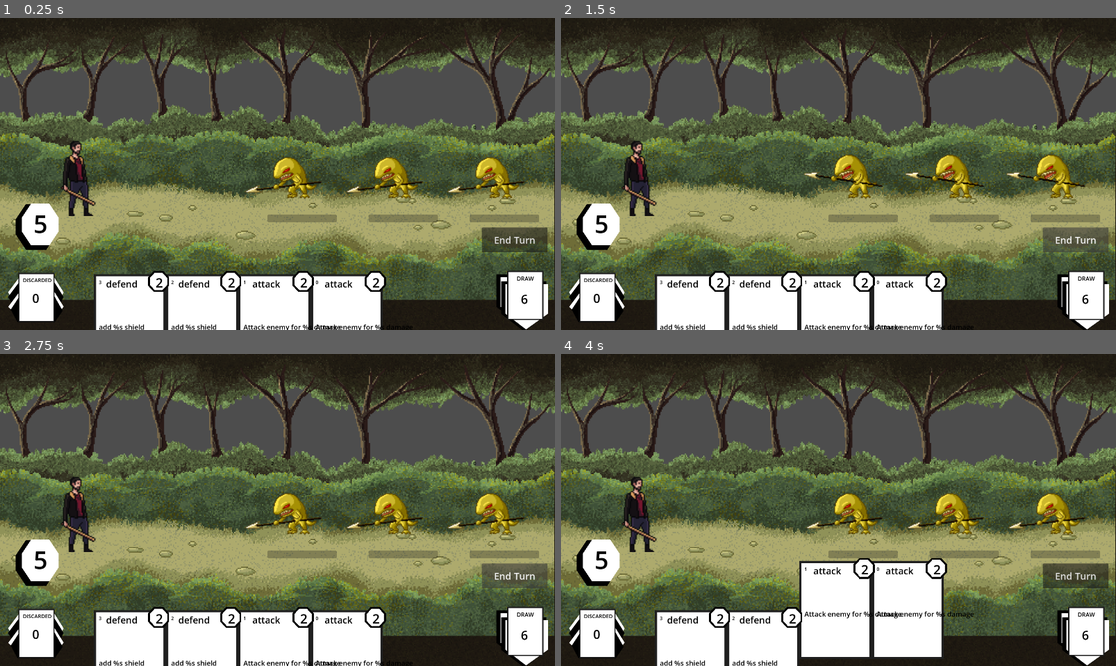
Above: before the commit, frames 1-4 (two rows, left to right).
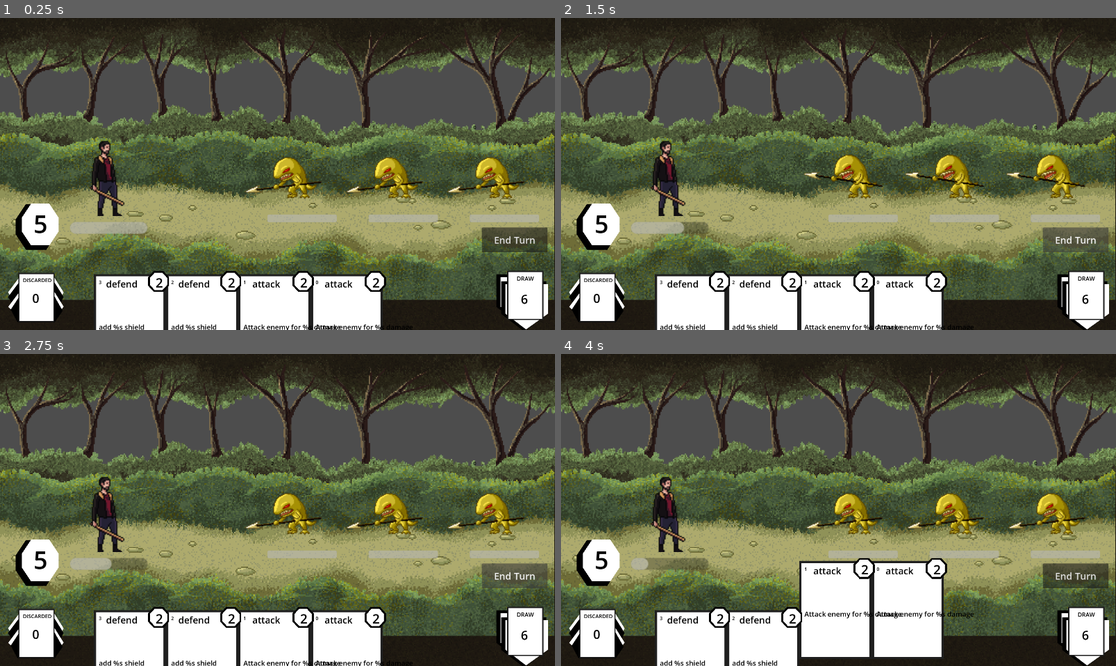
Above: after the commit, the same moments.

Repository: Leosten/card-game
Game: Godot game, scene res://main.tscn
Same seed, same stepped clock (60 frames per second), same inputs: the game is played once before the commit and once after it.
Inputs (mouse positions are in pixels of both pictures, inside the frame that each line leads up to):
- Up to frame 1 (0.25 s): no input
- Up to frame 2 (1.5 s): click "End Turn" at 0.5 s; click "End Turn" at 1.25 s
- Up to frame 3 (2.75 s): click "End Turn" at 2 s
- Up to frame 4 (4 s): tap Enter at 2.75 s; move the mouse to (910, 656) at 2.77 s; click (910, 656) at 2.92 s; tap Space at 3.5 s; move the mouse to (838, 656) at 3.52 s; click (838, 656) at 3.67 s

The runs differ from the first frame. In frame 1, 3.0% of the frame differs, in the area x 10-98%, y 39-70%; in frame 2, 3.0%; in frame 3, 3.0%; in frame 4, 3.0%.
Error before the commit: Invalid access to property or key 'actions' on a base object of type 'Resource (monster_res_1.gd)'. (res://Manager/action_manager.gd:21)

Commit message:
working enemy attacks, turn and animation todo

Diff:
--- a/Manager/action_manager.gd
+++ b/Manager/action_manager.gd
@@ -17,8 +17,11 @@
 	print("card used on monster %s" % str(enemy_position))
 	return card.use(battle_state, enemy_position)
 
-func enemy_cycle(battle_state, enemy):
-	enemy.actions
+func enemy_cycle(battle_state, enemy: MonsterData) -> Dictionary:
+	battle_state = enemy.useAction(battle_state)
+	enemy.cycle_step +=1
+	enemy.reset_cycle_step()
+	return battle_state
 
 func use_card_on_all_enemies():
 	pass
--- a/Manager/character_manager.gd
+++ b/Manager/character_manager.gd
@@ -21,13 +21,15 @@
 static func _get_character_starting_deck(character_id):
 	match character_id:
 		1:
-			print("Character number 1 deck")
+			print("Character number 1 starting deck")
 			return [0,0,0,0,1,1,1,1,2,2]
 
 func _get_starting_stats(char_id):
 	match char_id:
 		1:
-			print("Character number 1 stats")
+			print("Character number 1 starting stats")
 			player_stats.char_id = char_id
-			player_stats.health = 100
+			player_stats.health = 90
+			player_stats.max_health = 90
+			player_stats.mana = 5
 			return player_stats
--- a/Manager/game_manager.gd
+++ b/Manager/game_manager.gd
@@ -24,8 +24,6 @@
 	card_manager.load_all_cards()
 	init_cards()
 	init_player(char_id)
-	battle_state["player_stats"] = player_stats
-	battle_state["player_deck"] = player_deck
 	print("init done")
 
 func init_cards() -> void:
@@ -35,9 +33,8 @@
 	print("cards loaded");
 
 func init_player(char_id) -> void:
-	player_deck = card_manager.get_starting_deck(char_id)
-	player_stats = character_manager._get_starting_stats(char_id)
-	print("player health is %s" % player_stats.health)
+	battle_state["player_deck"] = card_manager.get_starting_deck(char_id)
+	battle_state["player_stats"] = character_manager._get_starting_stats(char_id)
 
 func get_player_deck() :
 	return battle_state['player_deck']
--- a/Resources/Cards/0/card_0.gd
+++ b/Resources/Cards/0/card_0.gd
@@ -2,12 +2,12 @@
 
 # card 0 attacks
 func use(battle_state : Dictionary, enemy_position):
-	var enemy : MonsterData = MonsterUtils.findMonsterByPosition(battle_state, enemy_position)
+	var enemy : MonsterData = MonsterUtils.find_monster_by_position(battle_state, enemy_position)
 	var final_damage = DamageUtils.calculate_ally_final_damage(damage, battle_state["player_stats"], enemy)
 	print("card damage " + str(final_damage))
 	enemy = DamageUtils.damage_enemy(final_damage, enemy)
 	print("enemy health " + str(enemy.health))
 
-	battle_state = MonsterUtils.updateMonsterByPosition(battle_state, enemy, enemy_position)
+	battle_state = MonsterUtils.update_monster_by_position(battle_state, enemy, enemy_position)
 
 	return battle_state
--- a/Resources/Characters/1/Character1.gd
+++ b/Resources/Characters/1/Character1.gd
@@ -2,6 +2,13 @@
 
 @onready var _animated_sprite = $AnimatedSprite2D
 
+func init(battle_state: Dictionary):
+	update(battle_state["player_stats"])
+
 func _process(_delta):
 	if _animated_sprite.animation.contains("idle"):
 		_animated_sprite.play("idle")
+
+func update(player_stats : PlayerStats):
+	$HealthBar.max_value = player_stats.max_health
+	$HealthBar.value = player_stats.health
--- a/Resources/Characters/1/Character1.tscn
+++ b/Resources/Characters/1/Character1.tscn
@@ -67,3 +67,10 @@
 [node name="CollisionShape2D" type="CollisionShape2D" parent="." unique_id=407755184]
 position = Vector2(-2.5, 28)
 shape = SubResource("RectangleShape2D_q7hkx")
+
+[node name="HealthBar" type="ProgressBar" parent="." unique_id=843287432]
+offset_left = -32.5
+offset_top = 68.5
+offset_right = 34.75
+offset_bottom = 78.75
+show_percentage = false
--- a/Resources/Characters/player_stats.gd
+++ b/Resources/Characters/player_stats.gd
@@ -2,7 +2,9 @@
 
 extends Resource
 
-@export var health : int = 100
+@export var health : int = 0
+@export var max_health : int = 0
+@export var shield : int = 0
 @export var mana : int = 5
 @export var level_progression: int = 0
 @export var stage_progression: int = 0
@@ -10,15 +12,5 @@
 @export var buffs = StatusUtils.buffs
 @export var status_effects = StatusUtils.status_effects
 
-
-func _init(
-	char_id = 0,
-	health = 0,
-	mana = 0,
-	level_progression = 0,
-	stage_progression = 0
-	):
-		health = health
-		mana = mana
-		level_progression = level_progression
-		stage_progression = stage_progression
+func _init():
+	pass
--- a/Resources/Monsters/1/monster_res_1.gd
+++ b/Resources/Monsters/1/monster_res_1.gd
@@ -1,15 +1,22 @@
 extends MonsterData
 
-func _ready():
-	action_cycle = [attack, defend]
 
-func attack(battle_state):
+func _init():
+	action_cycle = [&"attack"]
+	print('cycle set')
+
+func attack(battle_state: Dictionary) -> Dictionary:
 	var damage_value = 5
-	battle_state = DamageUtils.calculate_enemy_final_damage(
+	damage_value = DamageUtils.calculate_enemy_final_damage(
 		damage_value,
 		battle_state["player_stats"],
 		self)
+	battle_state["player_stats"] = DamageUtils.damage_player(damage_value, battle_state["player_stats"])
+	print("enemy %s used attack" % battle_position)
+	print("for %s" % damage_value)
+
 	return battle_state
 
 func defend():
+	print("defense skill monster")
 	pass
--- a/Resources/Monsters/MonsterData.gd
+++ b/Resources/Monsters/MonsterData.gd
@@ -17,18 +17,18 @@
 @export var description := ""
 
 func _init(
-	id = 0,
-	battle_position = 0,
-	name = "",
-	type = "",
-	health = 0,
-	max_health = 0,
-	shield = 0,
-	status_effects = StatusUtils.status_effects,
-	buffs = StatusUtils.buffs,
-	action_cycle = [],
-	cycle_step = 0,
-	description = ""
+	#id = 0,
+	#battle_position = 0,
+	#name = "",
+	#type = "",
+	#health = 0,
+	#max_health = 0,
+	#shield = 0,
+	#status_effects = StatusUtils.status_effects,
+	#buffs = StatusUtils.buffs,
+	#action_cycle = [],
+	#cycle_step = 0,
+	#description = ""
 	):
 	pass
 
@@ -36,6 +36,12 @@
 	if cycle_step == action_cycle.size():
 		cycle_step = 0
 
-func useAction(battle_state):
-	action_cycle[cycle_step].call(battle_state)
-	pass
+func useAction(battle_state : Dictionary) -> Dictionary:
+	var action_name: StringName = action_cycle[cycle_step]
+
+	if not has_method(action_name):
+		printerr("Monster action not found: %s" % str(action_name))
+		return battle_state
+
+	battle_state = Callable(self, action_name).call(battle_state)
+	return battle_state
--- a/Utils/damage_utils.gd
+++ b/Utils/damage_utils.gd
@@ -62,8 +62,8 @@
 static func check_for_player_death(player_stats):
 	if (player_stats.health <= 0):
 		player_stats.health = 0
-	print("Player dead")
-	Events.player_death.emit()
+		print("Player dead")
+		Events.player_death.emit()
 	return player_stats
 
 # ENEMY
@@ -73,12 +73,12 @@
 	return damage_value
 
 static func enemy_has_defense_modifier(damage_value, monster : MonsterData):
-	if monster.buffs.get(StatusUtils.status_effects.VULNERABLE > 0):
-		damage_value = damage_value - (25 / 100)
+	if monster.status_effects.VULNERABLE > 0:
+		damage_value = StatusUtils.get_vulnerable_modifier(damage_value, monster.buffs.get(StatusUtils.status_effects.VULNERABLE))
 	return damage_value
 
 static func has_monster_protective_buff(monster: MonsterData):
-	if monster.buffs.get(StatusUtils.buffs.PERFECT_PROTECT):
+	if monster.buffs.PERFECT_PROTECT > 0:
 		return monster
 
 static func calculate_enemy_final_damage(damage_value, player_stats: PlayerStats, enemy: MonsterData):
--- a/Utils/monster_utils.gd
+++ b/Utils/monster_utils.gd
@@ -2,7 +2,7 @@
 
 extends Node
 
-static func updateMonsterByPosition(
+static func update_monster_by_position(
 	battle_state : Dictionary,
 	monster_updated_data : MonsterData,
 	monster_position):
@@ -12,7 +12,7 @@
 			break
 	return battle_state
 
-static func findMonsterByPosition(
+static func find_monster_by_position(
 	battle_state : Dictionary,
 	monster_position):
 	for monster in battle_state["level_monsters"]:
@@ -20,7 +20,7 @@
 			return monster
 	printerr("monster with position %s not found" % str(monster_position))
 
-static func removeMonsterDeadDisplay(monsters_displayed, dead_monster : MonsterData):
+static func remove_monster_dead_display(monsters_displayed, dead_monster : MonsterData):
 	var index = 0
 	for monster_scene in monsters_displayed:
 		if monster_scene.monster_data.battle_position == dead_monster.battle_position:
@@ -28,3 +28,10 @@
 			break
 		index +=1
 	return monsters_displayed
+
+static func update_level_monsters(monsters_displayed : Array[Monster], battle_state : Dictionary):
+	for monster_scene in monsters_displayed:
+		for monster_data in battle_state["level_monsters"]:
+			if monster_scene.monster_data.battle_position == monster_data.battle_position:
+				monster_scene.update_monster_state(monster_data)
+	return monsters_displayed
--- a/Utils/status_utils.gd
+++ b/Utils/status_utils.gd
@@ -6,3 +6,6 @@
 
 static func get_strength_modifier(damage, strength_value):
 	return damage + strength_value
+
+static func get_vulnerable_modifier(damage, vulnerable_value):
+	return damage - (25 / 100)
--- a/battle.gd
+++ b/battle.gd
@@ -7,6 +7,7 @@
 var enemy_turn : bool = false
 var stage_monsters : Array[MonsterData]
 var monsters_displayed : Array[Monster]
+var player_character : CharacterBody2D
 var death_timer: SceneTreeTimer
 const StageManager = preload("res://Manager/stage_manager.gd")
 const ActionManager = preload("res://Manager/action_manager.gd")
@@ -47,26 +48,29 @@
 	pass
 
 func spawn_player_character():
-	var player_character = GameManager.get_character_scene()
+	player_character = GameManager.get_character_scene()
 	var char_position := Vector2(
-			viewport_size.x - 1650,
+			viewport_size.x - 1550,
 			viewport_size.y - 650
 		)
 	player_character.position = char_position
+	player_character.init(battle_state)
 	add_child(player_character)
+
+func update_player_character():
+	player_character.update(battle_state["player_stats"])
 
 func get_level_monsters():
 	battle_state["level_monsters"] = stage_manager.get_level_monsters(current_level)
 
 func spawn_level_monsters():
 	enemy_positions = stage_manager.init_monster_positions(viewport_size)
-	print(battle_state["level_monsters"])
 	var monster_scenes = stage_manager.get_monster_scenes_for_level(battle_state["level_monsters"], enemy_positions)
 	for monster_scene in monster_scenes :
 		monster_scene.clicked.connect(on_monster_clicked)
 		monster_scene.hovered.connect(on_monster_hovered)
+		monster_scene.update_health_bar()
 		add_child(monster_scene)
-		print("test")
 		monsters_displayed.append(monster_scene)
 	print("Monsters spawned")
 
@@ -86,18 +90,12 @@
 	pass
 
 func update_displayed_monsters():
-	for monster_scene in monsters_displayed:
-		for monster_data in battle_state["level_monsters"]:
-			if monster_scene.monster_data.battle_position == monster_data.battle_position:
-				monster_scene.update_monster_state(monster_data)
+	monsters_displayed = MonsterUtils.update_level_monsters(monsters_displayed, battle_state)
 
 func on_monster_dead(monster : MonsterData):
 	print("monster %s dead!" % monster.battle_position)
-	monsters_displayed = MonsterUtils.removeMonsterDeadDisplay(monsters_displayed, monster)
+	monsters_displayed = MonsterUtils.remove_monster_dead_display(monsters_displayed, monster)
 	update_battle_state(battle_state)
-
-func on_death_timer():
-	print("death timer done")
 
 func update_battle_state(battle_st):
 	GameManager.update_battle_state(battle_st)
@@ -109,6 +107,7 @@
 func launch_enemy_turn():
 	for enemy in battle_state["level_monsters"]:
 		battle_state = action_manager.enemy_cycle(battle_state, enemy)
+	update_player_character()
 	pass
 
 func _on_end_turn_button_pressed() -> void:
